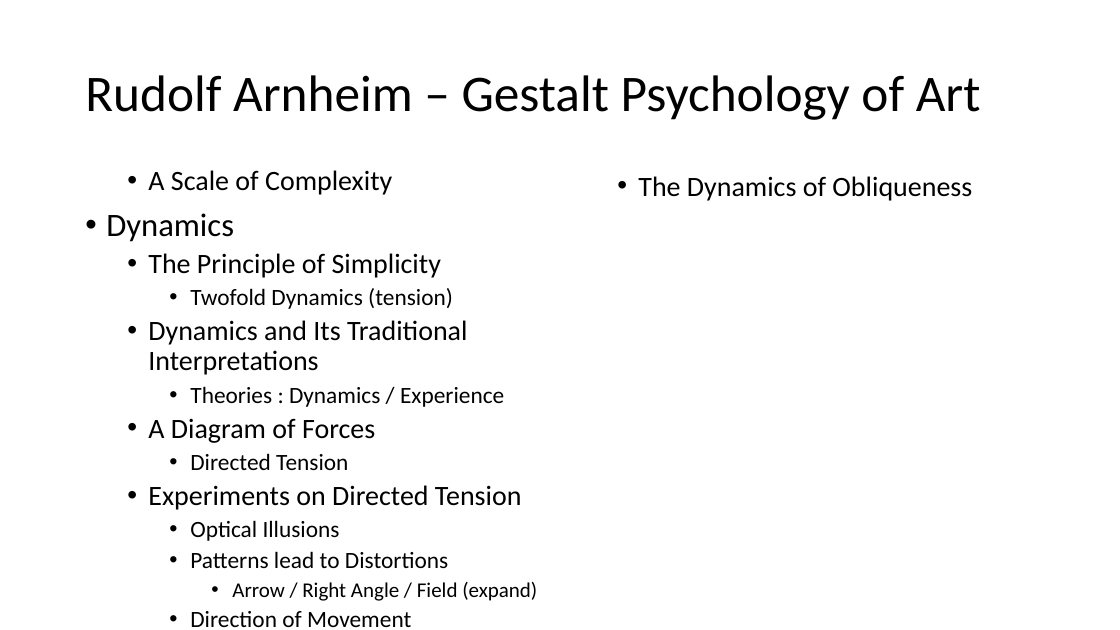
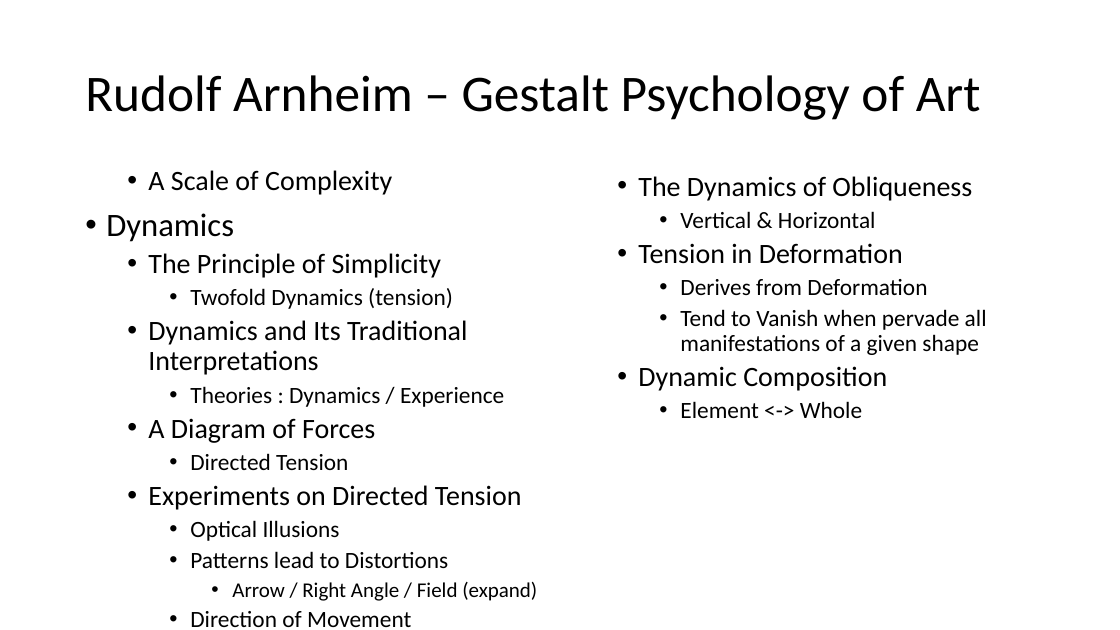
Before and after one commit to PatriciaXiao/Conclusion, a slide deck: slide 16 of Conclusion.pptx. Drawn at 1120x630 pixels with LibreOffice and Linux fonts; fonts in the diff are those of the drawing. Boxes give left, top, right and bottom in pixels: in the first picture for what was removed or moved away, otherwise in the second. Text is boxed around its words. In the diff, an @@ line names an element or a change of style, - is before the commit and + after.

Commit message:
12302015
Rudolf Arnheim: Done
Paul J. Locher: starting
Thinking about ideas for promoting visualization interactions.

```diff
--- a/Conclusion.pptx
+++ b/Conclusion.pptx
@@ text at (638,211,987,418): paragraphs added @@
+    • Vertical & Horizontal
+  • Tension in Deformation
+    • Derives from Deformation
+    • Tend to Vanish when pervade all manifestations of a given shape
+  • Dynamic Composition
+    • Element <-> Whole
```
Also in this commit, not shown: 2 other slides changed, 1 slide added, 1 other file.
